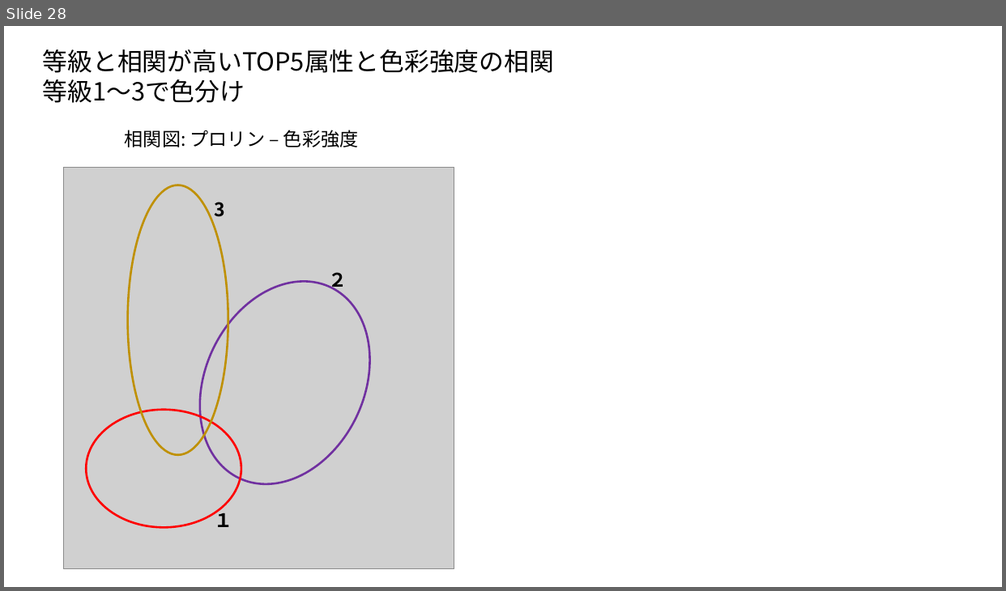
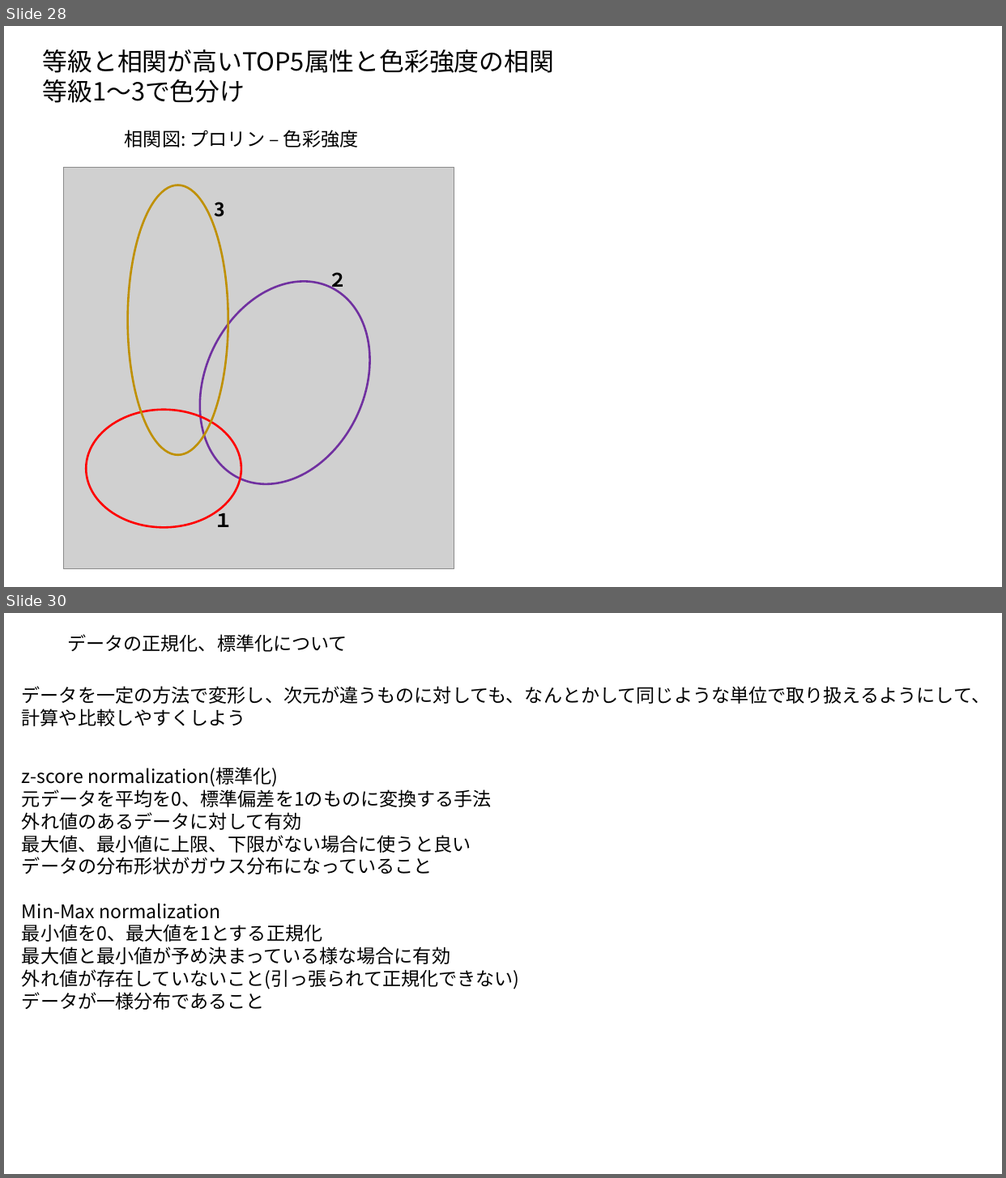
Before and after one commit to ShisatoYano/PythonPrograms, a slide deck: Analysis_Origine_Wine/Report.pptx. Shown one above the other, each under a label of ours: slide 28 before the commit, slides 28 and 30 after it; the slides between them are not shown. The pictures are 1006x591 and 1006x1178 pixels, drawn with LibreOffice and Linux fonts; fonts in the diff are those of the drawing; grey boxes stand for pictures. Boxes give left, top, right and bottom in pixels: in the first picture for what was removed or moved away, otherwise in the second. Text is boxed around its words. In the diff, an @@ line names an element or a change of style, - is before the commit and + after.

```diff
--- a/Analysis_Origine_Wine/Report.pptx
+++ b/Analysis_Origine_Wine/Report.pptx
@@ slide 30 added at [4,613,1002,1174], background #FFFFFF @@
@@ text added at [67,634,347,652], 18 pt, text #000000 @@
+データの正規化、標準化について
@@ text added at [22,686,990,726], 18 pt, text #000000 @@
+データを一定の方法で変形し、次元が違うものに対しても、なんとかして同じような単位で取り扱えるようにして、計算や比較しやすくしよう
@@ text added at [22,767,520,1010], 18 pt, text #000000 @@
+z-score normalization(標準化)
+元データを平均を0、標準偏差を1のものに変換する手法
+外れ値のあるデータに対して有効
+最大値、最小値に上限、下限がない場合に使うと良い
+データの分布形状がガウス分布になっていること
+Min-Max normalization
+最小値を0、最大値を1とする正規化
+最大値と最小値が予め決まっている様な場合に有効
+外れ値が存在していないこと(引っ張られて正規化できない)
+データが一様分布であること
```
Also in this commit, not shown: 3 slides changed, 13 other slides added, 4 other files.
